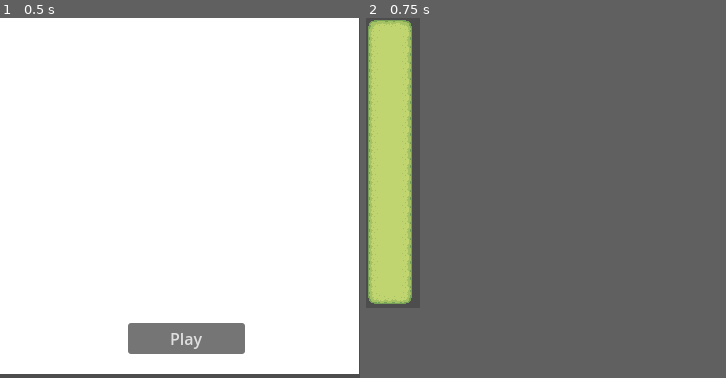
Above: before the commit, frames 1-2 (left to right).
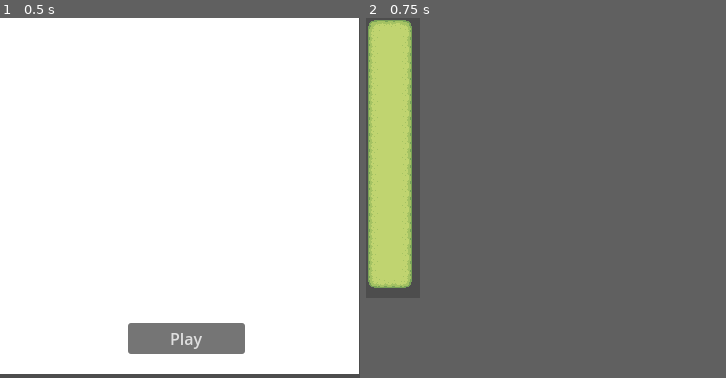
Above: after the commit, the same moments.

Repository: thiagoalgo/bordless-farm
Game: Godot game, scene res://scenes/scn_main.tscn
Two runs of this game, one before a commit and one after it. Both use one fixed random seed, a clock stepped at 60 frames per second and the inputs below.
Inputs:
- Up to frame 1 (0.5 s): no input
- Up to frame 2 (0.75 s): click "Play" at 0.5 s
In our replay, in frame 2 the window is 54x290 before the commit and 54x280 after it. These sizes can differ from the game's own. Grey fills any space a smaller window leaves; there, only what the larger window draws over its background counts as a difference.

Frame 1 is identical in both runs. In frame 2, 0.7% of the frame differs, in the area x 0-13%, y 71-80%.

Commit message:
Refactor level setup logic and enforce initialization
Moved map side and margin configuration from _init() to a new setup() method in scn_level.gd, requiring explicit setup before use. Added an assertion in _ready() to ensure setup is called, and updated scn_main.gd to call setup with parameters when instantiating the level.

Diff:
--- a/scripts/scn_level.gd
+++ b/scripts/scn_level.gd
@@ -15,8 +15,8 @@
 	VERTICAL
 }
 
+var setup_done: bool = false
 var screen_size: Vector2i = DisplayServer.screen_get_size()
-
 var map: Dictionary = {
 	"size": Vector2i.ZERO,
 	"pos": Vector2i.ZERO,
@@ -31,25 +31,27 @@
 @onready var tilemap := $TileMapLayer
 
 
-func _init() -> void:
-	#### For Test
-	#map.side = GameWindowSide.SOUTH
-	#map.side = GameWindowSide.NORTH
-	map.side = GameWindowSide.EAST
-	#map.side = GameWindowSide.WEST
-
-	map.margin.top = 0
-	map.margin.bottom = 70
-	####
+func setup(side: GameWindowSide = GameWindowSide.EAST,
+		margin_top: int = 0,
+		margin_botton: int = 70
+) -> void:
+	map.side = side
+	map.margin.top = margin_top
+	map.margin.bottom = margin_botton
 
 	if map.side == GameWindowSide.NORTH or map.side == GameWindowSide.SOUTH:
 		map.orientation = GameWindowOrientation.HORIZONTAL
 
+	setup_done = true
+
+
+func _init() -> void:
 	calc_win_size()
 	calc_win_pos()
 
 
 func _ready() -> void:
+	assert(setup_done, "Call setup() before using this class.")
 	generate_map()
 	create_map()
 
--- a/scripts/scn_main.gd
+++ b/scripts/scn_main.gd
@@ -34,6 +34,7 @@
 	if scn_level_instance: return
 
 	scn_level_instance = scn_level.instantiate()
+	scn_level_instance.setup(scn_level_instance.GameWindowSide.NORTH, 0, 70)
 	DisplayServer.window_set_position(scn_level_instance.map.pos)
 	DisplayServer.window_set_size(scn_level_instance.map.size)
 	add_child(scn_level_instance)
